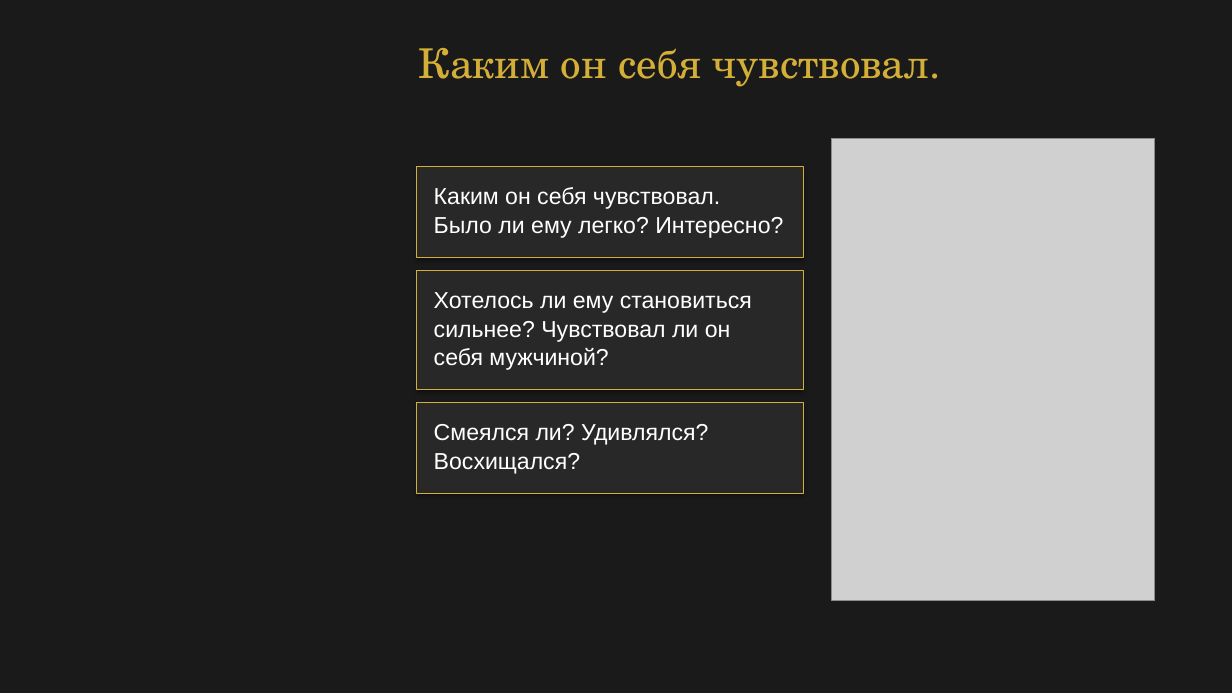
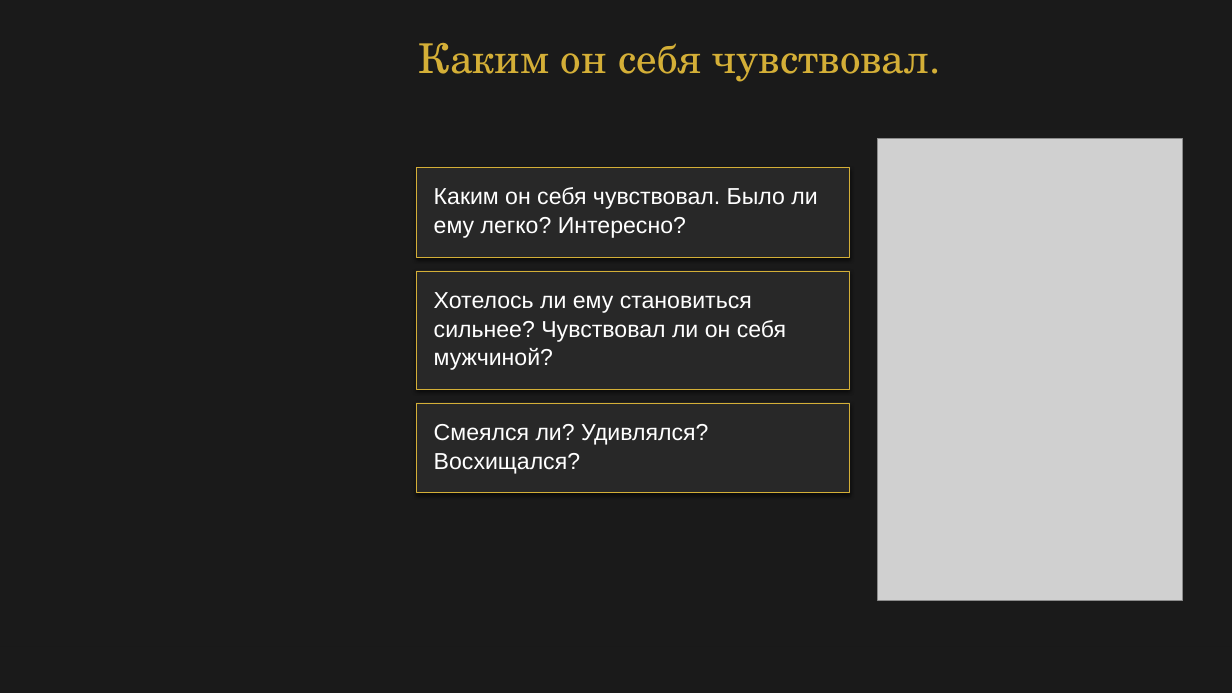
Before and after one commit to babylonofkommod-ai/-, a slide deck: slide 7 of Ваш Кристалл незабываемости.pptx. Drawn at 1232x693 pixels with LibreOffice and Linux fonts; fonts in the diff are those of the drawing; grey boxes stand for pictures. Boxes give left, top, right and bottom in pixels: in the first picture for what was removed or moved away, otherwise in the second. Text is boxed around its words. In the diff, an @@ line names an element or a change of style, - is before the commit and + after.

Commit message:
Replace stock images with generated fine-art metaphors and correct slide geometry

```diff
--- a/Ваш Кристалл незабываемости.pptx
+++ b/Ваш Кристалл незабываемости.pptx
@@ text "Каким он себя чувствовал.": place and size @@
-text "Каким он себя чувствовал." at box(418, 48, 929, 87)
+text "Каким он себя чувствовал." at box(418, 43, 929, 82)
@@ picture: place and size @@
-picture at box(832, 139, 1155, 601)
+picture at box(878, 139, 1183, 601)
@@ rectangle added at box(416, 167, 850, 258), fill #282828 @@
@@ rectangle: place and size @@
-rectangle at box(417, 167, 804, 258)
+rectangle at box(417, 167, 850, 257)
@@ text at box(434, 187, 817, 238): spaces changed @@
-Каким он себя чувствовал.
-Было ли ему легко? Интересно?
+Каким он себя чувствовал. Было ли
+ему легко? Интересно?
@@ rectangle added at box(416, 271, 850, 390), fill #282828 @@
@@ rectangle: place and size @@
-rectangle at box(417, 271, 804, 390)
+rectangle at box(417, 271, 850, 389)
@@ text at box(434, 320, 786, 370): spaces changed @@
-сильнее? Чувствовал ли он
-себя мужчиной?
+сильнее? Чувствовал ли он себя
+мужчиной?
@@ rectangle added at box(416, 403, 850, 494), fill #282828 @@
@@ rectangle: place and size @@
-rectangle at box(417, 403, 804, 494)
+rectangle at box(417, 403, 850, 493)
```
Also in this commit, not shown: 21 other slides changed, 14 other files.
